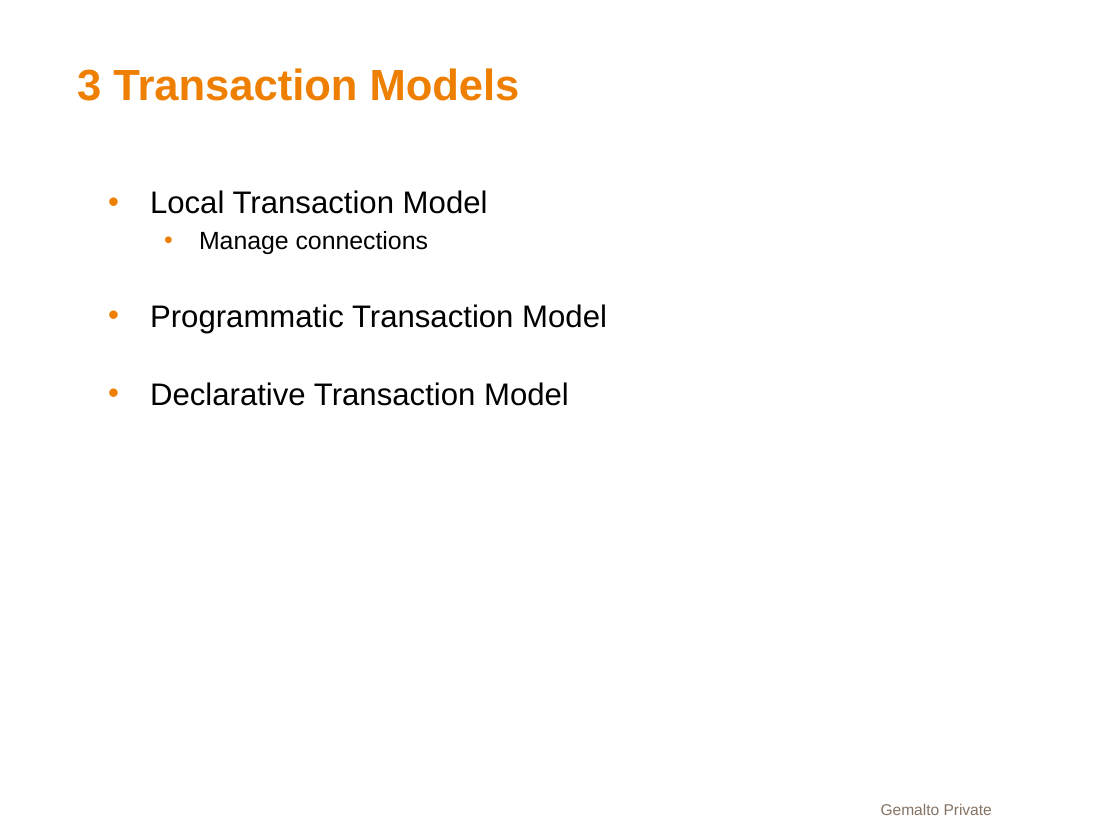
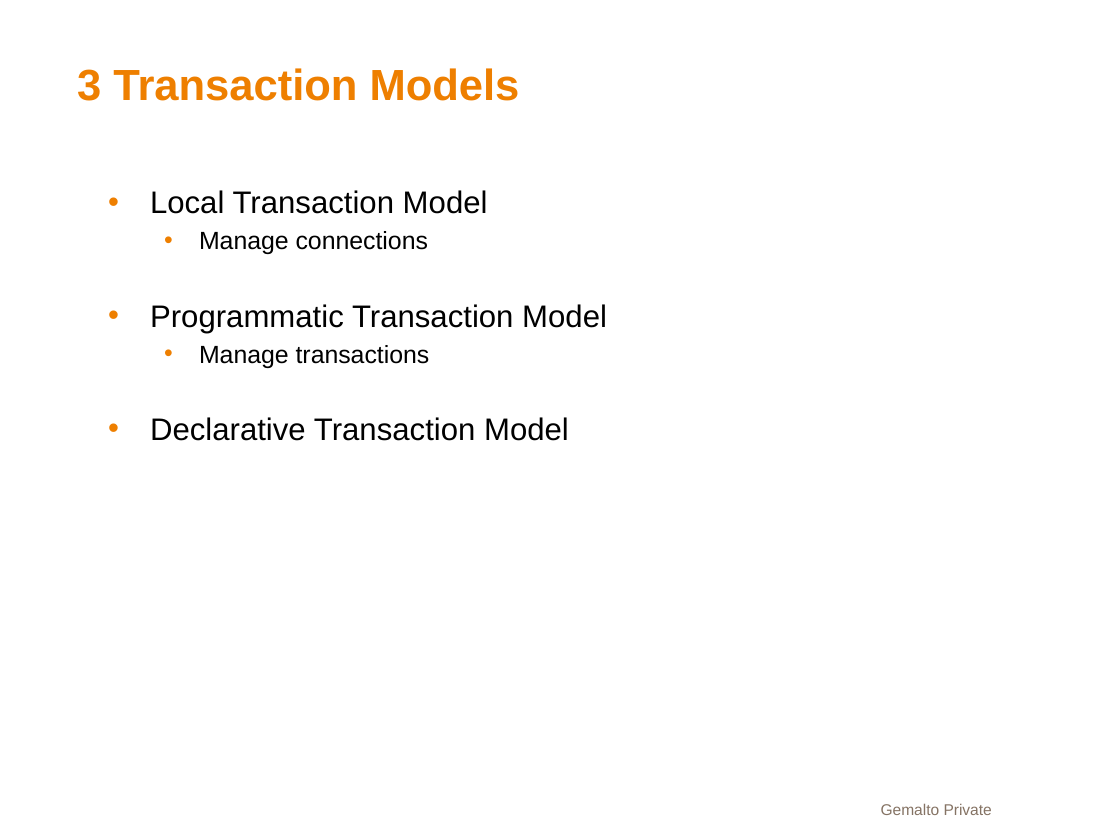
Before and after one commit to li-shengli/selfstudy, a slide deck: slide 2 of PPT/Java Transaction Design Strategies.pptx. Drawn at 1120x840 pixels with LibreOffice and Linux fonts; fonts in the diff are those of the drawing; background and template pictures are left out. Boxes give left, top, right and bottom in pixels: in the first picture for what was removed or moved away, otherwise in the second. Text is boxed around its words. In the diff, an @@ line names an element or a change of style, - is before the commit and + after.

Commit message:
New PPT for DB, EJB3.1 and some img

```diff
--- a/PPT/Java Transaction Design Strategies.pptx
+++ b/PPT/Java Transaction Design Strategies.pptx
@@ text at (199, 345, 430, 368): paragraph added @@
+  • Manage transactions
```
Also in this commit, not shown: 1 slide added, 5 other files.
